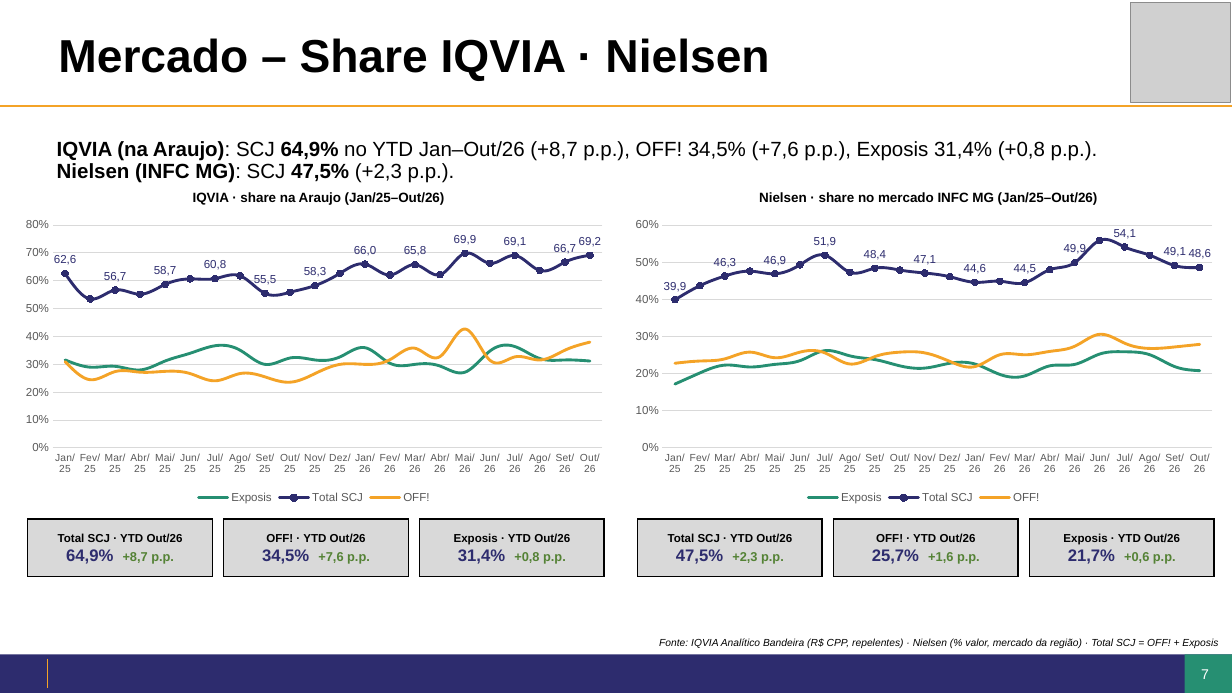
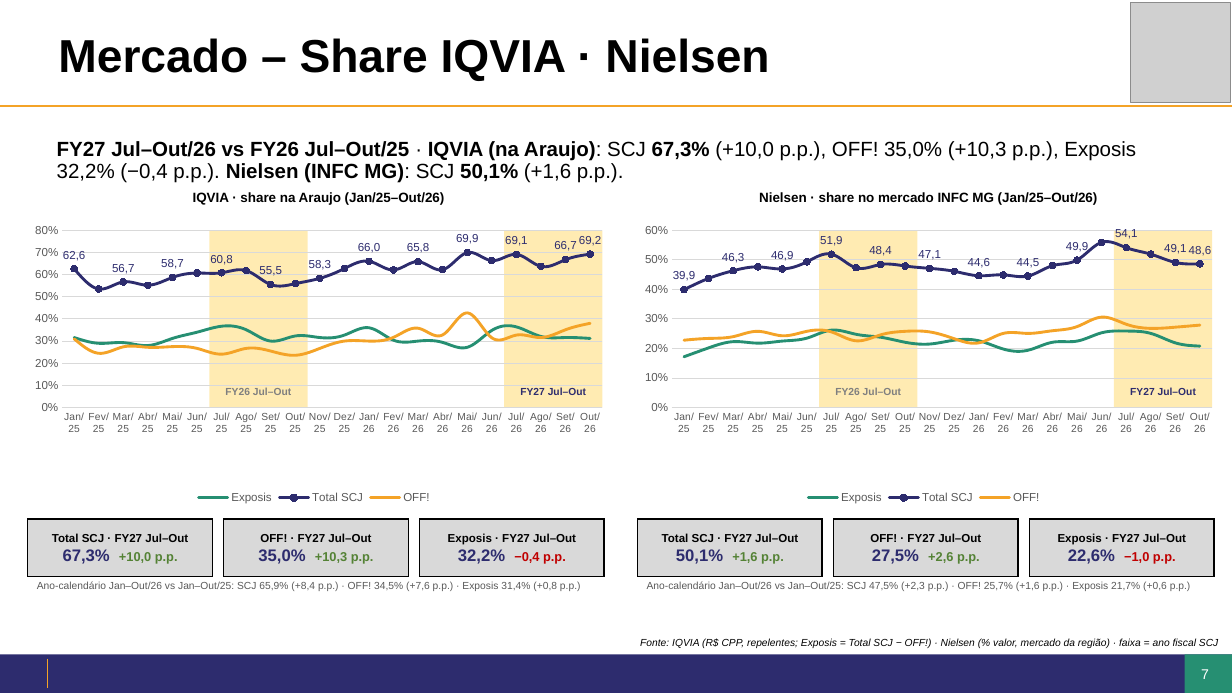
Before and after one commit to giovanoanjos27-del/Dashboard-Farma-sul, a slide deck: slide 7 of jbp/JBP2027_Araujo_Perfumaria.pptx. Drawn at 1232x693 pixels with LibreOffice and Linux fonts; fonts in the diff are those of the drawing; grey boxes stand for pictures; background and template pictures are left out. Boxes give left, top, right and bottom in pixels: in the first picture for what was removed or moved away, otherwise in the second. Text is boxed around its words. In the diff, an @@ line names an element or a change of style, - is before the commit and + after.

```diff
--- a/jbp/JBP2027_Araujo_Perfumaria.pptx
+++ b/jbp/JBP2027_Araujo_Perfumaria.pptx
@@ text at box(57, 141, 1136, 183): text changed @@
-IQVIA (na Araujo): SCJ 64,9% no YTD Jan–Out/26 (+8,7 p.p.), OFF! 34,5% (+7,6 p.p.), Exposis 31,4% (+0,8 p.p.). Nielsen (INFC MG): SCJ 47,5% (+2,3 p.p.).
+FY27 Jul–Out/26 vs FY26 Jul–Out/25 · IQVIA (na Araujo): SCJ 67,3% (+10,0 p.p.), OFF! 35,0% (+10,3 p.p.), Exposis 32,2% (−0,4 p.p.). Nielsen (INFC MG): SCJ 50,1% (+1,6 p.p.).
@@ line chart at box(14, 213, 615, 508) @@
@@ background changed @@
@@ plot area changed @@
@@ rectangle added at box(210, 230, 308, 408), fill #FFC000 at 30% opacity @@
@@ rectangle added at box(505, 230, 603, 408), fill #FFC000 at 30% opacity @@
@@ line chart at box(624, 213, 1225, 508) @@
@@ background changed @@
@@ plot area changed @@
@@ rectangle added at box(820, 230, 918, 408), fill #FFC000 at 30% opacity @@
@@ rectangle added at box(1115, 230, 1213, 408), fill #FFC000 at 30% opacity @@
@@ text added at box(225, 387, 291, 395), 8 pt, text #7F7F7F, bold @@
+FY26 Jul–Out
@@ text added at box(520, 387, 586, 395), 8 pt, text #2D2C6E, bold @@
+FY27 Jul–Out
@@ text added at box(835, 387, 901, 395), 8 pt, text #7F7F7F, bold @@
+FY26 Jul–Out
@@ text added at box(1130, 387, 1196, 395), 8 pt, text #2D2C6E, bold @@
+FY27 Jul–Out
@@ rectangle "Total SCJ · FY27 Jul–Out": place and size @@
-rectangle "Total SCJ · FY27 Jul–Out" at box(638, 519, 823, 577)
+rectangle "Total SCJ · FY27 Jul–Out" at box(28, 519, 213, 577)
@@ rectangle removed at box(28, 519, 213, 577) @@
-Total SCJ · YTD Out/26
-64,9% +8,7 p.p.
@@ text in rectangle at box(52, 533, 188, 564): text changed @@
-Total SCJ · YTD Out/26
-47,5% +2,3 p.p.
+Total SCJ · FY27 Jul–Out
+67,3% +10,0 p.p.
@@ text in rectangle at box(258, 533, 374, 564): text changed @@
-OFF! · YTD Out/26
-34,5% +7,6 p.p.
+OFF! · FY27 Jul–Out
+35,0% +10,3 p.p.
@@ rectangle "Exposis · FY27 Jul–Out": place and size @@
-rectangle "Exposis · FY27 Jul–Out" at box(1030, 519, 1214, 577)
+rectangle "Exposis · FY27 Jul–Out" at box(420, 519, 604, 577)
@@ rectangle removed at box(420, 519, 604, 577) @@
-Exposis · YTD Out/26
-31,4% +0,8 p.p.
@@ text in rectangle at box(448, 533, 576, 564): text changed @@
-Exposis · YTD Out/26
-21,7% +0,6 p.p.
+Exposis · FY27 Jul–Out
+32,2% −0,4 p.p.
@@ rectangle added at box(638, 519, 823, 577), fill #D9D9D9, outline #000000 1.25 pt, 9 pt, text #000000, bold @@
+Total SCJ · FY27 Jul–Out
+50,1% +1,6 p.p.
@@ text in rectangle at box(870, 533, 981, 564): text changed @@
-OFF! · YTD Out/26
-25,7% +1,6 p.p.
+OFF! · FY27 Jul–Out
+27,5% +2,6 p.p.
@@ rectangle added at box(1030, 519, 1214, 577), fill #D9D9D9, outline #000000 1.25 pt, 9 pt, text #000000, bold @@
+Exposis · FY27 Jul–Out
+22,6% −1,0 p.p.
@@ text added at box(37, 581, 581, 591), 8 pt, text #595959 @@
+Ano-calendário Jan–Out/26 vs Jan–Out/25: SCJ 65,9% (+8,4 p.p.) · OFF! 34,5% (+7,6 p.p.) · Exposis 31,4% (+0,8 p.p.)
@@ text added at box(647, 581, 1191, 591), 8 pt, text #595959 @@
+Ano-calendário Jan–Out/26 vs Jan–Out/25: SCJ 47,5% (+2,3 p.p.) · OFF! 25,7% (+1,6 p.p.) · Exposis 21,7% (+0,6 p.p.)
@@ text at box(640, 639, 1218, 648): text changed @@
-Fonte: IQVIA Analítico Bandeira (R$ CPP, repelentes) · Nielsen (% valor, mercado da região) · Total SCJ = OFF! + Exposis
+Fonte: IQVIA (R$ CPP, repelentes; Exposis = Total SCJ − OFF!) · Nielsen (% valor, mercado da região) · faixa = ano fiscal SCJ
```
Also in this commit, not shown: 10 other files.
